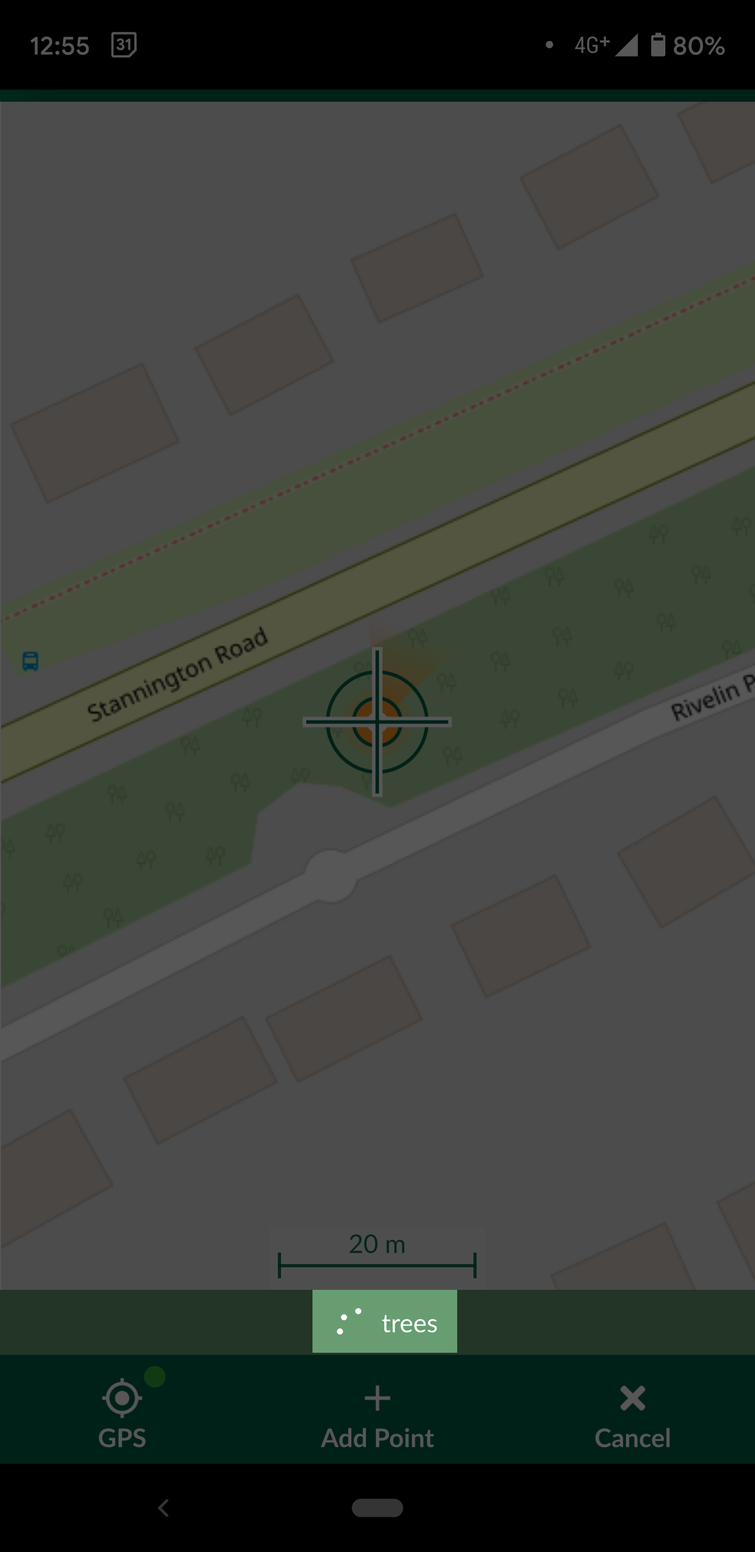
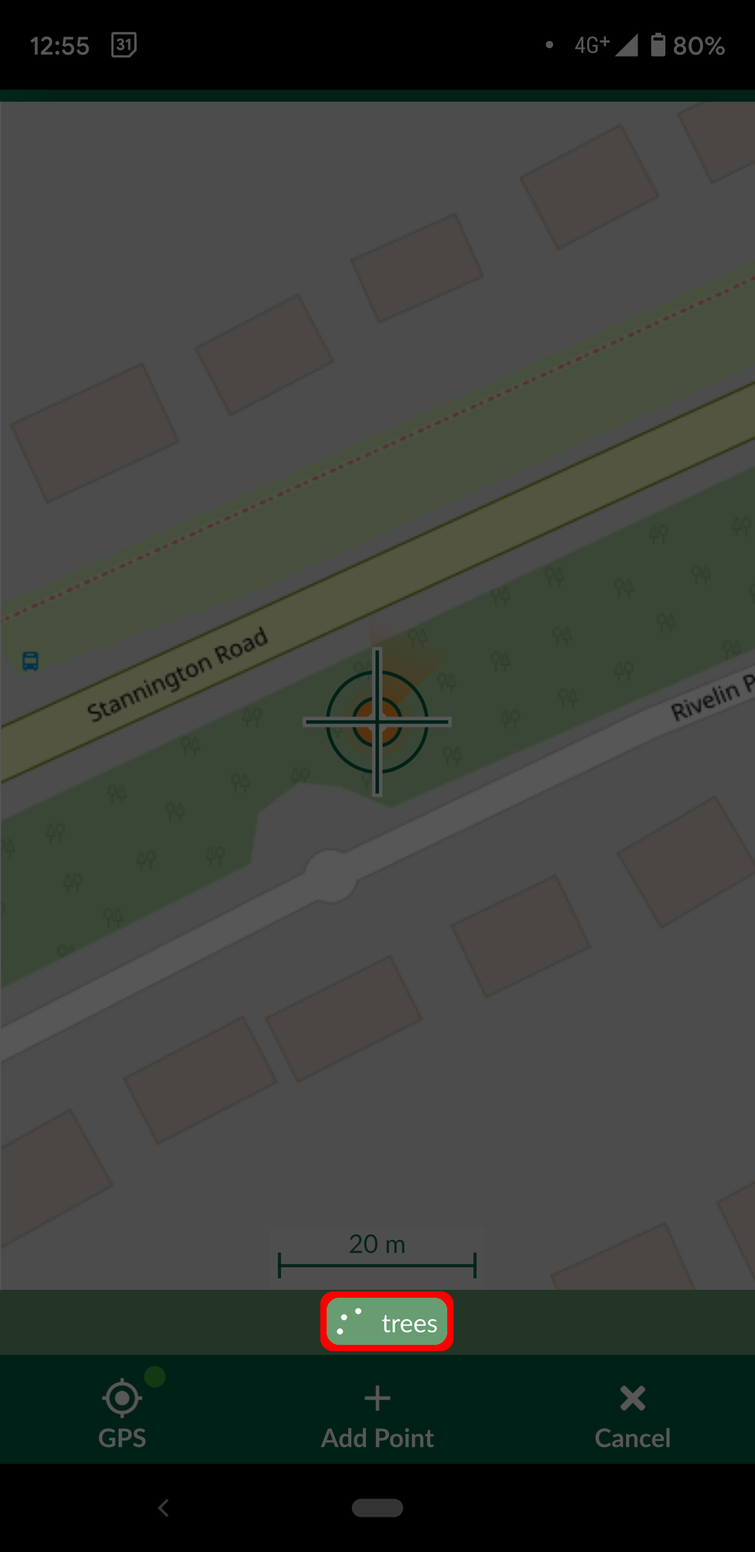
Two versions of the same layered image (w=755, h=1552). Layer-by-layer changes:
added layer "Red" above "Black" over [320, 1291, 454, 1352]
painted on "Black" over [312, 1290, 458, 1354]
